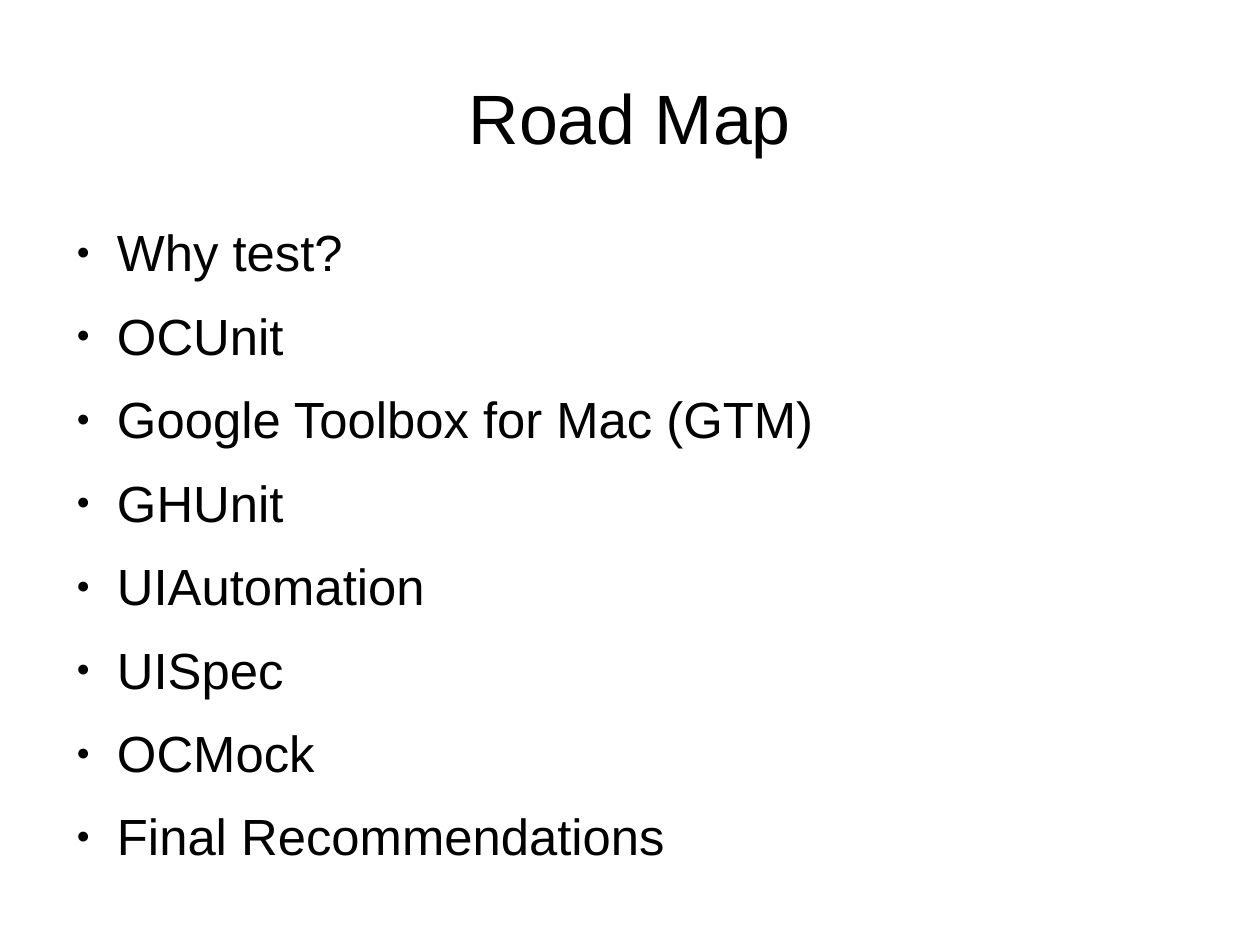
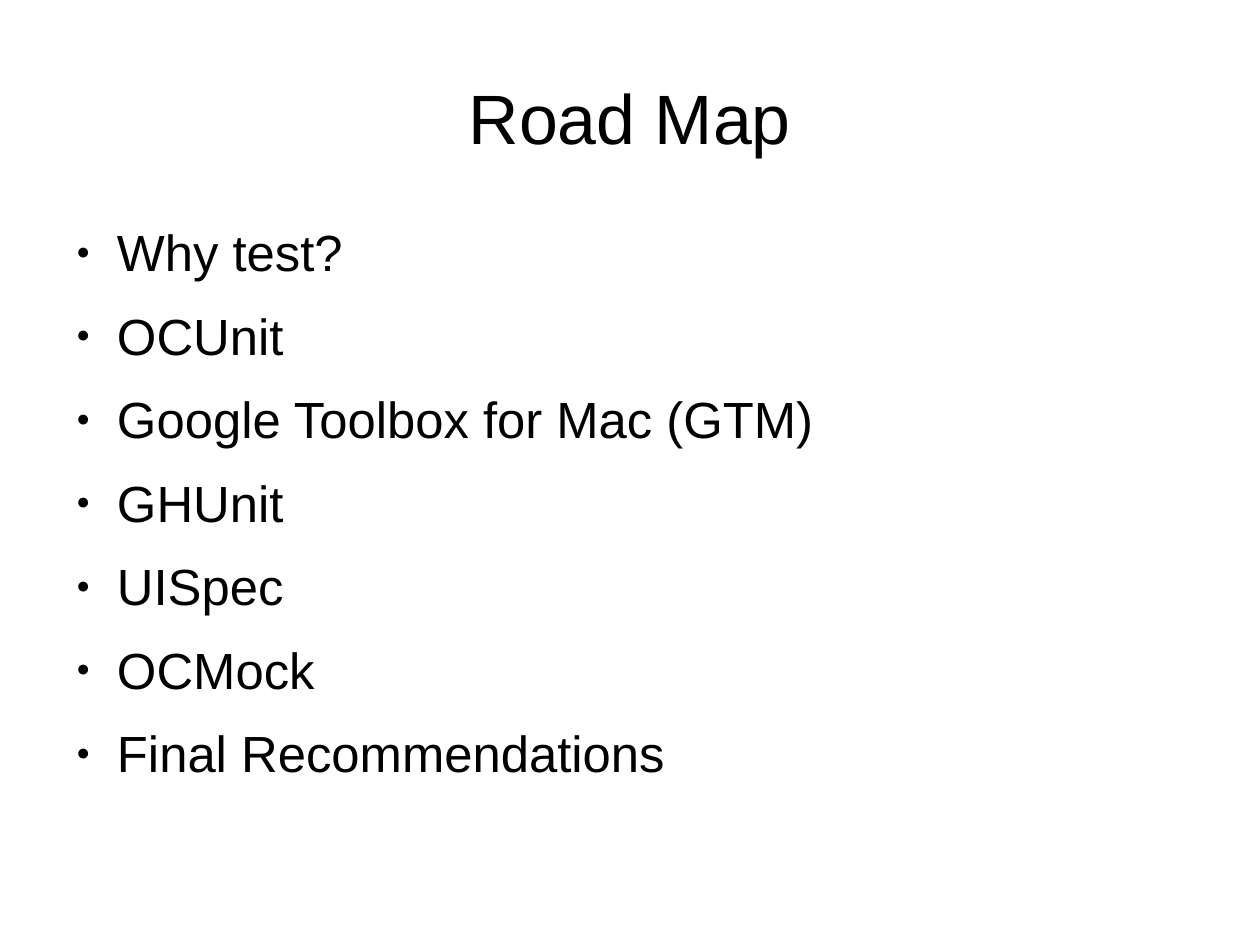
Before and after one commit to StlMobileDev/iPhone-Testing, a slide deck: slide 2 of Testing-Testing-iOS.odp. Drawn at 1260x945 pixels with LibreOffice and Linux fonts; fonts in the diff are those of the drawing. Boxes give left, top, right and bottom in pixels: in the first picture for what was removed or moved away, otherwise in the second. Text is boxed around its words. In the diff, an @@ line names an element or a change of style, - is before the commit and + after.

```diff
--- a/Testing-Testing-iOS.odp
+++ b/Testing-Testing-iOS.odp
@@ text at (117,568,425,606): paragraph removed @@
-● UIAutomation
```
Also in this commit, not shown: 1 other slide changed, 2 slides added, 1 other file.
